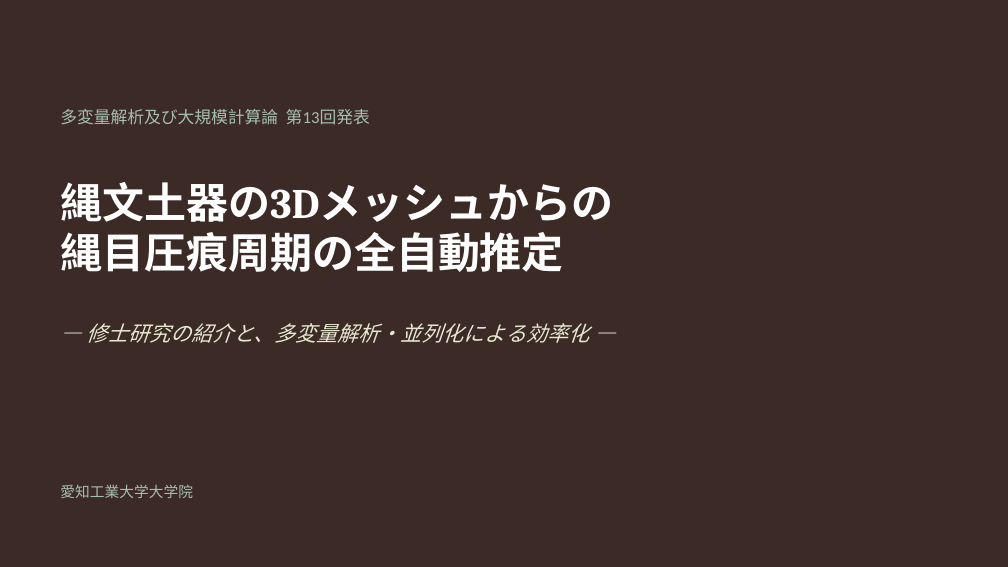
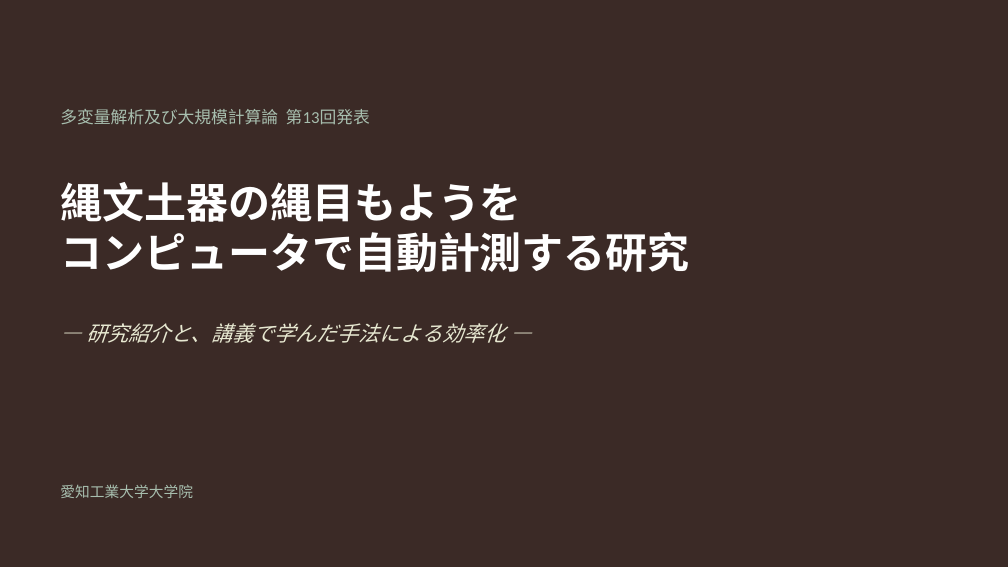
Before and after one commit to Ryusan09/MultivariatAanalysis, a slide deck: slide 1 of 13/第13回発表_修士研究と大規模計算.pptx. Drawn at 1008x567 pixels with LibreOffice and Linux fonts; fonts in the diff are those of the drawing. Boxes give left, top, right and bottom in pixels: in the first picture for what was removed or moved away, otherwise in the second. Text is boxed around its words. In the diff, an @@ line names an element or a change of style, - is before the commit and + after.

```diff
--- a/13/第13回発表_修士研究と大規模計算.pptx
+++ b/13/第13回発表_修士研究と大規模計算.pptx
@@ text at <box>60,182,689,272</box>: text changed @@
-縄文土器の3Dメッシュからの
-縄目圧痕周期の全自動推定
+縄文土器の縄目もようを
+コンピュータで自動計測する研究
@@ text at <box>86,323,505,343</box>: text changed @@
-— 修士研究の紹介と、多変量解析・並列化による効率化 —
+— 研究紹介と、講義で学んだ手法による効率化 —
```
Also in this commit, not shown: 7 other slides changed, 2 slides added, 2 slides removed, 1 other file.
